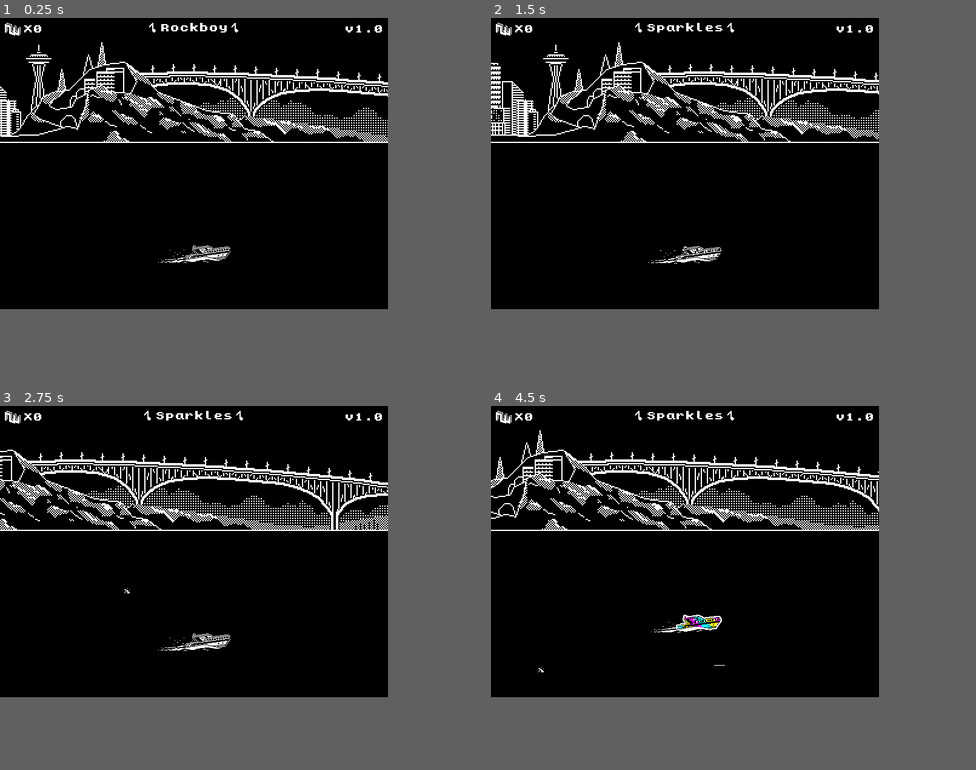
Above: before the commit, frames 1-4 (two rows, left to right).
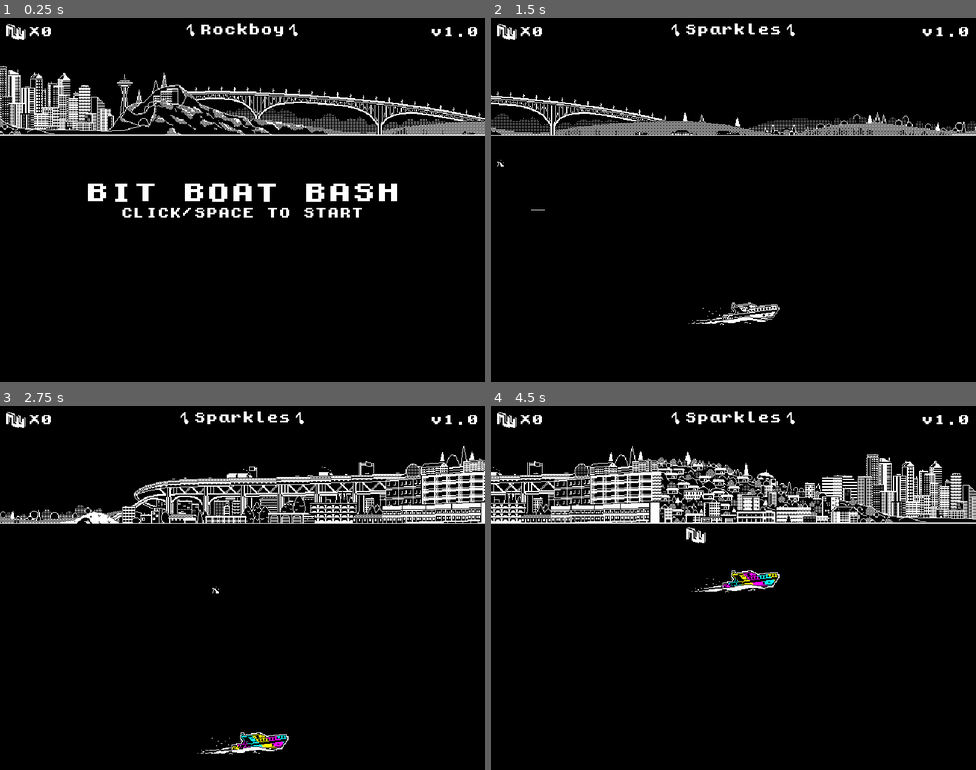
Above: after the commit, the same moments.

Repository: browncanstudios/BitBoatBash
Game: Godot game, scene res://Scenes/GameAndMusic.tscn
Two runs of this game, one before a commit and one after it. Both use one fixed random seed, a clock stepped at 60 frames per second and the inputs below. Sound files missing from this copy of the repository are replaced by a short silence.
Inputs (mouse positions are in pixels of both pictures, inside the frame that each line leads up to):
- Up to frame 1 (0.25 s): no input
- Up to frame 2 (1.5 s): tap Enter at 0.5 s; move the mouse to (772, 149) at 0.52 s; hold Right (ui_right) 0.53-1.28 s; tap R at 0.6, 1.35 s; click (772, 149) at 0.67 s; tap Space (ui_select) at 0.77 s; move the mouse to (607, 178) at 1.27 s; hold Down (ui_down) from 1.28 s (still down); click (607, 178) at 1.42 s
- Up to frame 3 (2.75 s): tap Space (ui_select) at 1.52 s; move the mouse to (232, 486) at 2.02 s; release Down (ui_down) at 2.03 s; hold Right (ui_right) from 2.03 s (still down); tap I at 2.1 s; click (232, 486) at 2.17 s; tap R at 2.3 s
- Up to frame 4 (4.5 s): move the mouse to (665, 609) at 2.77 s; release Right (ui_right) at 2.78 s; hold Up (ui_up) 2.78-3.53 s; tap R at 2.85, 3.6 s; click (665, 609) at 2.92 s; tap Space (ui_select) at 3.02, 3.77 s; move the mouse to (801, 595) at 3.52 s; hold Left (ui_left) from 3.53 s (still down); click (801, 595) at 3.67 s; move the mouse to (568, 507) at 4.27 s; tap I at 4.35 s; click (568, 507) at 4.42 s
The window is 640x480 before the commit and 800x600 after it. Grey fills any space a smaller window leaves; there, only what the larger window draws over its background counts as a difference.

The runs differ from the first frame. In frame 1, 9.5% of the frame differs, in the area x 0-100%, y 1-68%; in frame 2, 6.8%; in frame 3, 8.8%; in frame 4, 9.9%, in the area x 0-100%, y 1-74%.

Commit message:
balanced things, added start and retry UIs

Diff:
--- a/Scenes/Clock.tscn
+++ b/Scenes/Clock.tscn
@@ -22,7 +22,7 @@
 radius = 6.0
 height = 10.0
 
-[node name="Clock" type="Area2D"]
+[node name="Clock" type="Area2D" groups=["Clock"]]
 script = ExtResource( 9 )
 
 [node name="AnimatedSprite" type="AnimatedSprite" parent="."]
--- a/Scenes/Coffee.tscn
+++ b/Scenes/Coffee.tscn
@@ -6,7 +6,7 @@
 [sub_resource type="RectangleShape2D" id=1]
 extents = Vector2( 8, 8 )
 
-[node name="Coffee" type="Area2D"]
+[node name="Coffee" type="Area2D" groups=["Coffee"]]
 script = ExtResource( 2 )
 
 [node name="Sprite" type="Sprite" parent="."]
--- a/Scenes/Game.gd
+++ b/Scenes/Game.gd
@@ -7,6 +7,12 @@
 
 func _ready():
 	rng.randomize()
+	$Player.alive = false
+	$Player.visible = false
+
+func init():
+	$Player.alive = true
+	$Player.visible = true
 
 func _input(event):
 	if event is InputEventMouseButton:
@@ -38,7 +44,7 @@
 		$CollectibleSpawnTimer.start(rng.randf_range(min_time, max_time))
 
 	if $CoffeeSpawnTimer.is_stopped():
-		if counter >= 5:
+		if counter >= 20:
 			var min_time = 2.0
 			var max_time = 7.0
 			$CoffeeSpawnTimer.start(rng.randf_range(min_time, max_time))
@@ -47,20 +53,20 @@
 	if $Player.alive:
 		var mine = load("res://Scenes/Mine.tscn").instance()
 		mine.position.x = $Player.position.x + 854
-		mine.position.y = rng.randf_range(208, 480 - 10)
+		mine.position.y = rng.randf_range(160, 480 - 10)
 		add_child(mine)
 
 func _on_CollectibleSpawnTimer_timeout():
 	if $Player.alive:
 		var collectible = load("res://Scenes/Collectible.tscn").instance()
 		collectible.position.x = $Player.position.x + 854
-		collectible.position.y = rng.randf_range(208, 480 - 10)
+		collectible.position.y = rng.randf_range(160, 480 - 10)
 		add_child(collectible)
 
 func _on_WaveTimer_timeout():
 	var wave = load("res://Scenes/Wave.tscn").instance()
 	wave.position.x = rng.randf_range($Player.position.x - 720 / 2, $Player.position.x + 720)
-	wave.position.y = rng.randf_range(208, 480 - 10)
+	wave.position.y = rng.randf_range(160, 480 - 10)
 	add_child(wave)
 
 func _on_Player_score_changed():
@@ -69,16 +75,19 @@
 		counter += 1
 
 func _on_CoffeeSpawnTimer_timeout():
+	if counter < 20:
+		return
+
 	if $Player.alive:
 		var coffee = load("res://Scenes/Coffee.tscn").instance()
 		coffee.position.x = $Player.position.x + 854
-		coffee.position.y = rng.randf_range(208 - 5, 480 - 10)
+		coffee.position.y = rng.randf_range(160 - 5, 480 - 10)
 		add_child(coffee)
 
 	if $Player.alive:
 		var clock = load("res://Scenes/Clock.tscn").instance()
-		clock.position.x = $Player.position.x + 854 + 427
-		clock.position.y = rng.randf_range(208 - 5, 480 - 10)
+		clock.position.x = $Player.position.x + 854 + 854
+		clock.position.y = rng.randf_range(160 - 5, 480 - 10)
 		clock.connect("collected", self, "_on_Clock_collected")
 		add_child(clock)
 
@@ -87,3 +96,11 @@
 	var mines = get_tree().get_nodes_in_group("Mine")
 	for mine in mines:
 		mine.collided()
+
+	var clocks = get_tree().get_nodes_in_group("Clock")
+	for clock in clocks:
+		clock.die()
+
+	var coffees = get_tree().get_nodes_in_group("Coffee")
+	for coffee in coffees:
+		coffee.die()
--- a/Scenes/Game.tscn
+++ b/Scenes/Game.tscn
@@ -11,11 +11,10 @@
 [node name="ParallaxBackground" type="ParallaxBackground" parent="."]
 
 [node name="ParallaxLayer" type="ParallaxLayer" parent="ParallaxBackground"]
-motion_mirroring = Vector2( 3840, 0 )
+motion_mirroring = Vector2( 1920, 0 )
 
 [node name="Sprite" type="Sprite" parent="ParallaxBackground/ParallaxLayer"]
 position = Vector2( 0, 104 )
-scale = Vector2( 2, 2 )
 texture = ExtResource( 1 )
 
 [node name="Player" parent="." instance=ExtResource( 2 )]
--- a/Scenes/GameAndMusic.gd
+++ b/Scenes/GameAndMusic.gd
@@ -24,14 +24,26 @@
 	}
 	]
 
+func restart_game_scene():
+	if game != null:
+		remove_child(game)
+		get_tree().queue_delete(game)
+	game = load("res://Scenes/Game.tscn").instance()
+	add_child(game)
+	game.init()
+	game.get_node("Player").connect("player_sunk", self, "_on_Player_sunk")
+
 func _input(event):
 	if event is InputEventKey and event.pressed:
-		if event.scancode == KEY_R:
-			if game != null:
-				remove_child(game)
-				get_tree().queue_delete(game)
-			game = load("res://Scenes/Game.tscn").instance()
-			add_child(game)
+		if event.scancode == KEY_SPACE and ($PressPlayUI/MarginContainer.visible or $GameOverUI/MarginContainer.visible):
+			$PressPlayUI/MarginContainer.visible = false
+			$GameOverUI/MarginContainer.visible = false
+			restart_game_scene()
+	if event is InputEventMouseButton:
+		if event.button_index == BUTTON_LEFT and ($PressPlayUI/MarginContainer.visible or $GameOverUI/MarginContainer.visible):
+			$PressPlayUI/MarginContainer.visible = false
+			$GameOverUI/MarginContainer.visible = false
+			restart_game_scene()
 
 func _ready():
 	game = load("res://Scenes/Game.tscn").instance()
@@ -50,3 +62,6 @@
 		$MusicPlayer.stream = songs[song_index]["stream"]
 		$MusicPlayer.play()
 		$MusicUI/Container/SongLabel.text = songs[song_index]["name"]
+
+func _on_Player_sunk():
+	$GameOverUI/MarginContainer.visible = true
--- a/Scenes/GameAndMusic.tscn
+++ b/Scenes/GameAndMusic.tscn
@@ -7,10 +7,25 @@
 [sub_resource type="DynamicFont" id=1]
 font_data = ExtResource( 1 )
 
+[sub_resource type="DynamicFont" id=2]
+size = 32
+font_data = ExtResource( 1 )
+
+[sub_resource type="DynamicFont" id=3]
+font_data = ExtResource( 1 )
+
+[sub_resource type="DynamicFont" id=4]
+size = 32
+font_data = ExtResource( 1 )
+
+[sub_resource type="DynamicFont" id=5]
+font_data = ExtResource( 1 )
+
 [node name="GameAndMusic" type="Node"]
 script = ExtResource( 3 )
 
 [node name="MusicPlayer" type="AudioStreamPlayer" parent="."]
+volume_db = -12.0
 
 [node name="MusicUI" type="CanvasLayer" parent="."]
 
@@ -45,3 +60,66 @@
 margin_bottom = 16.0
 texture = ExtResource( 2 )
 stretch_mode = 4
+
+[node name="PressPlayUI" type="CanvasLayer" parent="."]
+
+[node name="MarginContainer" type="MarginContainer" parent="PressPlayUI"]
+anchor_left = 0.5
+anchor_top = 0.5
+anchor_right = 0.5
+anchor_bottom = 0.5
+margin_left = -208.0
+margin_top = -26.0
+margin_right = 208.0
+margin_bottom = 26.0
+
+[node name="VBoxContainer" type="VBoxContainer" parent="PressPlayUI/MarginContainer"]
+margin_right = 416.0
+margin_bottom = 52.0
+
+[node name="LabelTitle" type="Label" parent="PressPlayUI/MarginContainer/VBoxContainer"]
+margin_right = 416.0
+margin_bottom = 32.0
+custom_fonts/font = SubResource( 2 )
+text = "BIT BOAT BASH"
+align = 1
+
+[node name="LabelStart" type="Label" parent="PressPlayUI/MarginContainer/VBoxContainer"]
+margin_top = 36.0
+margin_right = 416.0
+margin_bottom = 52.0
+custom_fonts/font = SubResource( 3 )
+text = "CLICK/SPACE TO START"
+align = 1
+
+[node name="GameOverUI" type="CanvasLayer" parent="."]
+
+[node name="MarginContainer" type="MarginContainer" parent="GameOverUI"]
+visible = false
+anchor_left = 0.5
+anchor_top = 0.5
+anchor_right = 0.5
+anchor_bottom = 0.5
+margin_left = -160.0
+margin_top = -26.0
+margin_right = 160.0
+margin_bottom = 26.0
+
+[node name="VBoxContainer" type="VBoxContainer" parent="GameOverUI/MarginContainer"]
+margin_right = 320.0
+margin_bottom = 52.0
+
+[node name="LabelGameOver" type="Label" parent="GameOverUI/MarginContainer/VBoxContainer"]
+margin_right = 320.0
+margin_bottom = 32.0
+custom_fonts/font = SubResource( 4 )
+text = "GAME OVER"
+align = 1
+
+[node name="LabelRetry" type="Label" parent="GameOverUI/MarginContainer/VBoxContainer"]
+margin_top = 36.0
+margin_right = 320.0
+margin_bottom = 52.0
+custom_fonts/font = SubResource( 5 )
+text = "CLICK/SPACE TO RETRY"
+align = 1
--- a/Scenes/Player.gd
+++ b/Scenes/Player.gd
@@ -1,6 +1,7 @@
 extends KinematicBody2D
 
 signal score_changed
+signal player_sunk
 
 export var speed = 300
 
@@ -71,8 +72,8 @@
 
 	var _returned_velocity = move_and_slide(velocity, Vector2(0, 0), false, 4, 0, false)
 
-	if position.y < 208 - 13:
-		position.y = 208 - 13
+	if position.y < 160 - 13:
+		position.y = 160 - 13
 	if position.y > 480 - 15:
 		position.y = 480 - 15
 
@@ -97,3 +98,8 @@
 func _on_InvincibilityTimer_timeout():
 	invincible = false
 	$InvincibilityOverlay.visible = false
+
+
+func _on_AnimatedSprite_animation_finished():
+	if $AnimatedSprite.animation == "sinking":
+		emit_signal("player_sunk")
--- a/Scenes/Player.tscn
+++ b/Scenes/Player.tscn
@@ -49,7 +49,6 @@
 
 [node name="AnimatedSprite" type="AnimatedSprite" parent="."]
 frames = SubResource( 1 )
-frame = 3
 playing = true
 
 [node name="CollisionShape2D" type="CollisionShape2D" parent="."]
@@ -65,11 +64,12 @@
 visible = false
 position = Vector2( 0.5, 0.5 )
 frames = SubResource( 3 )
-frame = 2
+frame = 4
 playing = true
 
 [node name="InvincibilityTimer" type="Timer" parent="."]
 wait_time = 5.0
 one_shot = true
 
+[connection signal="animation_finished" from="AnimatedSprite" to="." method="_on_AnimatedSprite_animation_finished"]
 [connection signal="timeout" from="InvincibilityTimer" to="." method="_on_InvincibilityTimer_timeout"]
--- a/project.godot
+++ b/project.godot
@@ -18,6 +18,8 @@
 
 window/size/width=640
 window/size/height=480
+window/size/test_width=960
+window/size/test_height=480
 window/stretch/mode="2d"
 window/stretch/aspect="keep_height"
 
Not shown: 1 places in Scenes/GameAndMusic.tscn that only renumber resources
